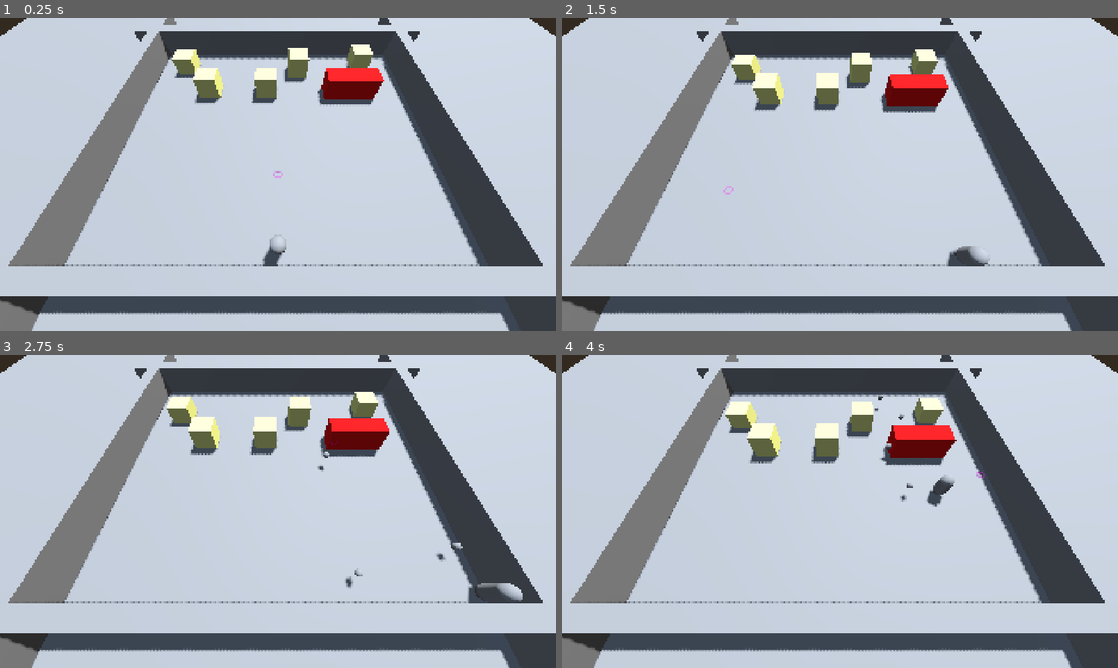
Above: before the commit, frames 1-4 (two rows, left to right).
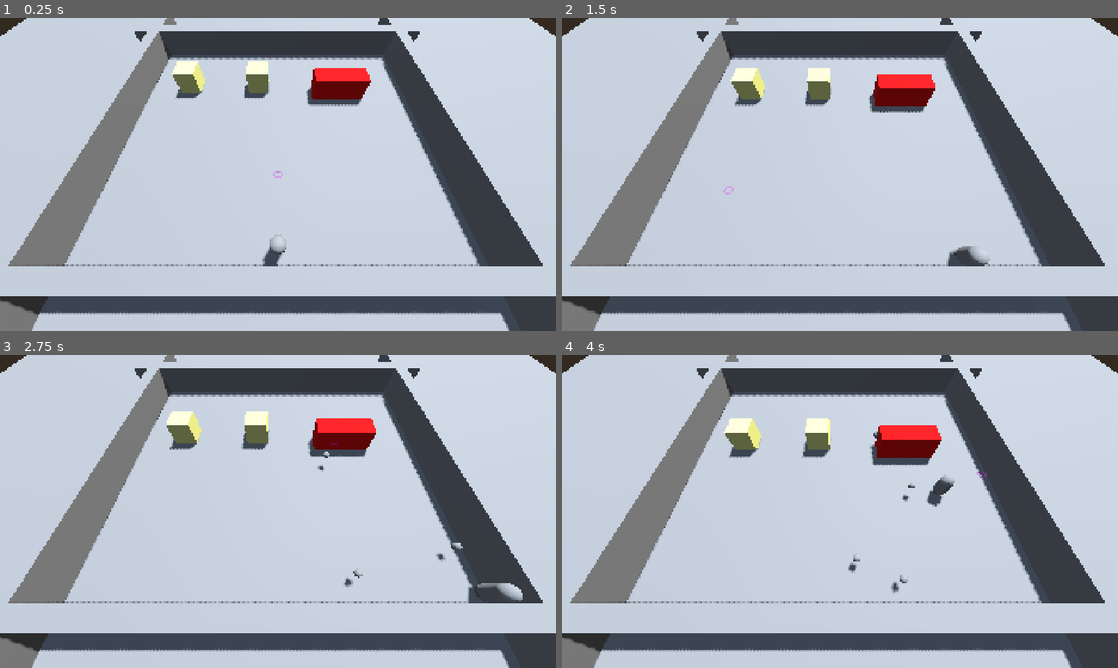
Above: after the commit, the same moments.

Repository: AndyDalaimo/godot_polymorphism_example
Game: Godot game, scene res://scenes/main.tscn
The game is run twice, just before and just after one commit, with the same random seed, the same clock (stepped at 60 frames per second) and the same inputs.
Inputs (mouse positions are in pixels of both pictures, inside the frame that each line leads up to):
- Up to frame 1 (0.25 s): no input
- Up to frame 2 (1.5 s): tap Enter (ui_accept) at 0.5, 0.77 s; move the mouse to (962, 158) at 0.52 s; hold D (Right) 0.53-1.28 s; hold Mouse wheel down (CameraZoomDown) 0.53-1.28 s; move the mouse to (728, 190) at 1.27 s; hold S (Down) from 1.28 s (still down); tap Mouse wheel up (CameraZoomUp) at 1.35 s
- Up to frame 3 (2.75 s): tap Enter (ui_accept) at 1.52 s; move the mouse to (333, 442) at 2.02 s; release S (Down) at 2.03 s; hold D (Right) from 2.03 s (still down); hold Space (Shoot) from 2.03 s (still down)
- Up to frame 4 (4 s): move the mouse to (812, 574) at 2.77 s; release D (Right) at 2.78 s; release Space (Shoot) at 2.78 s; hold W (Up) 2.78-3.53 s; tap Mouse wheel down (CameraZoomDown) at 2.85 s; tap Enter (ui_accept) at 3.02, 3.77 s; move the mouse to (1006, 558) at 3.52 s; hold A (Left) from 3.53 s (still down); hold Mouse wheel up (CameraZoomUp) from 3.53 s (still down)

The runs differ from the first frame. In frame 1, 3.0% of the frame differs, in the area x 30-70%, y 8-29%; in frame 2, 3.1%; in frame 3, 3.3%; in frame 4, 3.8%, in the area x 29-77%, y 12-76%.

Commit message:
Component bugs
Things done:
Damageable component reducing health and communicating with health component

things to do:
Fix damageable component using the parent health component and eliminating all enemies at once

Diff:
--- a/polymorphism-example/project.godot
+++ b/polymorphism-example/project.godot
@@ -79,7 +79,7 @@
 [layer_names]
 
 3d_physics/layer_2="Bounds"
-3d_physics/layer_3="Layer 3"
+3d_physics/layer_3="Ball"
 3d_physics/layer_4="Player"
 3d_physics/layer_5="enemy"
 
--- /dev/null
+++ b/polymorphism-example/scenes/components/damageable_component.tscn
@@ -0,0 +1,17 @@
+[gd_scene format=3 uid="uid://bxpvgjmktsh2n"]
+
+[ext_resource type="Script" uid="uid://clacisit4vxay" path="res://src/components/damageable_component.gd" id="1_lpxg3"]
+
+[sub_resource type="CapsuleShape3D" id="CapsuleShape3D_rm7t1"]
+
+[node name="DamageableComponent" type="Node" unique_id=919256470]
+script = ExtResource("1_lpxg3")
+
+[node name="CollisionArea" type="Area3D" parent="." unique_id=501281454]
+collision_layer = 0
+collision_mask = 4
+
+[node name="CollisionShape3D" type="CollisionShape3D" parent="CollisionArea" unique_id=343455910]
+shape = SubResource("CapsuleShape3D_rm7t1")
+
+[connection signal="body_entered" from="CollisionArea" to="." method="_on_collision_area_body_entered"]
--- a/polymorphism-example/scenes/enemies/enemy/enemy.tscn
+++ b/polymorphism-example/scenes/enemies/enemy/enemy.tscn
@@ -2,6 +2,7 @@
 
 [ext_resource type="Script" uid="uid://k88insr8w1ba" path="res://src/enemy.gd" id="1_jlgdt"]
 [ext_resource type="PackedScene" uid="uid://c7fboarh3thpb" path="res://scenes/components/health_component.tscn" id="2_7ytu1"]
+[ext_resource type="PackedScene" uid="uid://bxpvgjmktsh2n" path="res://scenes/components/damageable_component.tscn" id="3_5v1eo"]
 
 [sub_resource type="PhysicsMaterial" id="PhysicsMaterial_jlgdt"]
 bounce = 1.0
@@ -16,10 +17,10 @@
 material = SubResource("StandardMaterial3D_tbgi4")
 size = Vector3(2, 2, 2)
 
-[sub_resource type="BoxShape3D" id="BoxShape3D_jlgdt"]
-size = Vector3(2.5, 2.5, 2.5)
+[sub_resource type="BoxShape3D" id="BoxShape3D_2jqkb"]
+size = Vector3(2.1, 2.1, 2.1)
 
-[node name="Enemy" type="RigidBody3D" unique_id=768984695 node_paths=PackedStringArray("health_comp")]
+[node name="Enemy" type="RigidBody3D" unique_id=768984695]
 axis_lock_linear_y = true
 axis_lock_angular_x = true
 axis_lock_angular_y = true
@@ -27,7 +28,6 @@
 physics_material_override = SubResource("PhysicsMaterial_jlgdt")
 gravity_scale = 0.0
 script = ExtResource("1_jlgdt")
-health_comp = NodePath("HealthComponent")
 
 [node name="CollisionShape3D" type="CollisionShape3D" parent="." unique_id=1028938486]
 shape = SubResource("BoxShape3D_7ytu1")
@@ -36,14 +36,13 @@
 unique_name_in_owner = true
 mesh = SubResource("BoxMesh_7ytu1")
 
-[node name="EnemyCollision" type="Area3D" parent="." unique_id=1014296711]
-collision_layer = 16
-collision_mask = 5
-
-[node name="CollisionShape3D" type="CollisionShape3D" parent="EnemyCollision" unique_id=1477301108]
-shape = SubResource("BoxShape3D_jlgdt")
-
 [node name="HealthComponent" parent="." unique_id=2007404961 node_paths=PackedStringArray("parent") instance=ExtResource("2_7ytu1")]
 parent = NodePath("..")
 
-[connection signal="body_entered" from="EnemyCollision" to="." method="_on_enemy_collision_body_entered"]
+[node name="DamageableComponent" parent="." unique_id=919256470 node_paths=PackedStringArray("health_comp") instance=ExtResource("3_5v1eo")]
+health_comp = NodePath("../HealthComponent")
+
+[node name="CollisionShape3D" parent="DamageableComponent/CollisionArea" parent_id_path=PackedInt32Array(919256470, 501281454) index="0" unique_id=343455910]
+shape = SubResource("BoxShape3D_2jqkb")
+
+[editable path="DamageableComponent"]
--- a/polymorphism-example/scenes/enemies/enemy_large.tscn
+++ b/polymorphism-example/scenes/enemies/enemy_large.tscn
@@ -3,6 +3,9 @@
 [ext_resource type="PackedScene" uid="uid://bv6sckggd6l8p" path="res://scenes/enemies/enemy/enemy.tscn" id="1_kftyx"]
 
 [sub_resource type="BoxShape3D" id="BoxShape3D_kftyx"]
+size = Vector3(5.1, 2.1, 2.1)
+
+[sub_resource type="BoxShape3D" id="BoxShape3D_tlt5d"]
 size = Vector3(5, 2, 2)
 
 [sub_resource type="StandardMaterial3D" id="StandardMaterial3D_tlt5d"]
@@ -12,17 +15,21 @@
 material = SubResource("StandardMaterial3D_tlt5d")
 size = Vector3(5, 2, 2)
 
-[sub_resource type="BoxShape3D" id="BoxShape3D_rinfa"]
-size = Vector3(5, 2, 2)
+[sub_resource type="BoxShape3D" id="BoxShape3D_5v1eo"]
+size = Vector3(5.1, 2.1, 2.1)
 
 [node name="Enemy_Large" unique_id=768984695 instance=ExtResource("1_kftyx")]
-health = 50.0
 
-[node name="CollisionShape3D" parent="." index="0" unique_id=1028938486]
+[node name="DamageableComponent_CollisionArea#CollisionShape3D" type="CollisionShape3D" parent="." index="0" unique_id=1028938486]
 shape = SubResource("BoxShape3D_kftyx")
 
-[node name="MeshInstance3D" parent="." index="1" unique_id=1247479198]
+[node name="CollisionShape3D" parent="." index="1" unique_id=1028938486]
+shape = SubResource("BoxShape3D_tlt5d")
+
+[node name="MeshInstance3D" parent="." index="2" unique_id=1247479198]
 mesh = SubResource("BoxMesh_rinfa")
 
-[node name="CollisionShape3D" parent="EnemyCollision" parent_id_path=PackedInt32Array(1014296711) index="0" unique_id=1477301108]
-shape = SubResource("BoxShape3D_rinfa")
+[node name="CollisionShape3D" parent="DamageableComponent/CollisionArea" parent_id_path=PackedInt32Array(919256470, 501281454) index="0" unique_id=343455910]
+shape = SubResource("BoxShape3D_5v1eo")
+
+[editable path="DamageableComponent"]
--- a/polymorphism-example/scenes/main.tscn
+++ b/polymorphism-example/scenes/main.tscn
@@ -83,7 +83,6 @@
 
 [node name="SpecialBall" parent="." unique_id=827581789 instance=ExtResource("4_tbgi4")]
 transform = Transform3D(1, 0, 0, 0, 1, 0, 0, 0, 1, -2.4610343, 0, -5.4358335)
-damage_type = 1
 
 [node name="LevelBounds_0" type="MeshInstance3D" parent="." unique_id=11236957]
 transform = Transform3D(31.836, 0, 0, 0, 2.875, 0, 0, 0, 1.205, -0.09799576, 1.0298386, 1.6695988)
@@ -130,20 +129,11 @@
 mesh = SubResource("TorusMesh_sugp2")
 surface_material_override/0 = SubResource("StandardMaterial3D_jyhfs")
 
-[node name="Enemy" parent="." unique_id=195267312 instance=ExtResource("5_tbgi4")]
-transform = Transform3D(1, 0, 0, 0, 1, 0, 0, 0, 1, 9.335858, 0.45302963, -20.157515)
+[node name="Enemy" parent="." unique_id=768984695 instance=ExtResource("5_tbgi4")]
+transform = Transform3D(1, 0, 0, 0, 1, 0, 0, 0, 1, -9, 1, -16)
 
-[node name="Enemy2" parent="." unique_id=558635664 instance=ExtResource("5_tbgi4")]
-transform = Transform3D(1, 0, 0, 0, 1, 0, 0, 0, 1, -10.110918, 0.5879717, -19.132208)
+[node name="Enemy2" parent="." unique_id=1239853572 instance=ExtResource("5_tbgi4")]
+transform = Transform3D(1, 0, 0, 0, 1, 0, 0, 0, 1, -2, 1, -16)
 
-[node name="Enemy3" parent="." unique_id=707012871 instance=ExtResource("5_tbgi4")]
-transform = Transform3D(1, 0, 0, 0, 1, 0, 0, 0, 1, 2.1434767, 0.9176421, -18.544086)
-
-[node name="Enemy4" parent="." unique_id=259458349 instance=ExtResource("5_tbgi4")]
-transform = Transform3D(1, 0, 0, 0, 1, 0, 0, 0, 1, -1.1543999, 0.9176421, -15.202152)
-
-[node name="Enemy5" parent="." unique_id=215730728 instance=ExtResource("5_tbgi4")]
-transform = Transform3D(1, 0, 0, 0, 1, 0, 0, 0, 1, -6.8990097, 0.9176421, -15.202152)
-
-[node name="Enemy_Large" parent="." unique_id=768984695 instance=ExtResource("6_tefeu")]
-transform = Transform3D(1, 0, 0, 0, 1, 0, 0, 0, 1, 7.17578, 1, -15.049908)
+[node name="Enemy_Large" parent="." unique_id=1050848479 instance=ExtResource("6_tefeu")]
+transform = Transform3D(1, 0, 0, 0, 1, 0, 0, 0, 1, 6, 1, -15)
--- a/polymorphism-example/scenes/player/player.tscn
+++ b/polymorphism-example/scenes/player/player.tscn
@@ -1,6 +1,7 @@
 [gd_scene format=3 uid="uid://c320r5qr1vffh"]
 
 [ext_resource type="Script" uid="uid://d1i12h780q7x" path="res://src/player.gd" id="1_3vyb7"]
+[ext_resource type="PackedScene" uid="uid://c7fboarh3thpb" path="res://scenes/components/health_component.tscn" id="2_dovo2"]
 
 [sub_resource type="CapsuleShape3D" id="CapsuleShape3D_rm7t1"]
 
@@ -37,5 +38,8 @@
 unique_name_in_owner = true
 transform = Transform3D(1, 0, 0, 0, 1, 0, 0, 0, 1, 0, 0, -1.171544)
 
+[node name="HealthComponent" parent="." unique_id=2007404961 node_paths=PackedStringArray("parent") instance=ExtResource("2_dovo2")]
+parent = NodePath("..")
+
 [connection signal="body_entered" from="PlayerCollision" to="." method="_on_player_collision_body_entered"]
 [connection signal="timeout" from="HeldShotTimer" to="." method="_on_held_shot_timer_timeout"]
--- a/polymorphism-example/src/components/damage_component.gd
+++ b/polymorphism-example/src/components/damage_component.gd
@@ -1,7 +1,7 @@
 class_name DamageComponent
 extends Node
 
-@export var base_damage: float = 2.5
+@export var base_damage: float = 2.5 ## This is the base damage dealt
 @export var damage_type: Utils.DAMAGE_TYPE
 
 # Called when the node enters the scene tree for the first time.
--- /dev/null
+++ b/polymorphism-example/src/components/damageable_component.gd
@@ -0,0 +1,20 @@
+class_name DamageableComponent
+extends Node
+
+@export var health_comp: HealthComponent  ## This is the health component of the parent object
+
+# Called when the node enters the scene tree for the first time.
+func _ready() -> void:
+	pass # Replace with function body.
+
+# Called every frame. 'delta' is the elapsed time since the previous frame.
+func _process(_delta: float) -> void:
+	pass
+
+func _on_collision_area_body_entered(body: Node3D) -> void:
+	if body is Ball:
+		print("DO DAMAGE")
+		if health_comp:
+			health_comp._reduce_health(body.damage_comp._on_damage())
+	if body is SpecialBall: ## TESTING
+		print("This is a Special Ball doing damage")
--- a/polymorphism-example/src/enemy.gd
+++ b/polymorphism-example/src/enemy.gd
@@ -1,11 +1,7 @@
 class_name Enemy
 extends RigidBody3D
 
-@onready var enemy_collision: Area3D = $EnemyCollision
 @onready var mesh: MeshInstance3D = %MeshInstance3D
-
-## Components
-@export var health_comp: HealthComponent
 
 # Called when the node enters the scene tree for the first time.
 func _ready() -> void:
@@ -17,10 +13,11 @@
 	linear_velocity.z = 0.8
 	pass
 
-func _on_enemy_collision_body_entered(body: Node3D) -> void:
-	if body is Ball:
-		print("DO DAMAGE")
-		if health_comp:
-			health_comp._reduce_health(body.damage_comp._on_damage())
-	if body is SpecialBall: ## TESTING
-		print("This is a Special Ball doing damage")
+#func _on_enemy_collision_body_entered(_body: Node3D) -> void:
+	##if body is Ball:
+		##print("DO DAMAGE")
+		##if health_comp:
+			##health_comp._reduce_health(body.damage_comp._on_damage())
+	##if body is SpecialBall: ## TESTING
+		##print("This is a Special Ball doing damage")
+	#pass
Not shown, added: polymorphism-example/src/components/damageable_component.gd.uid
